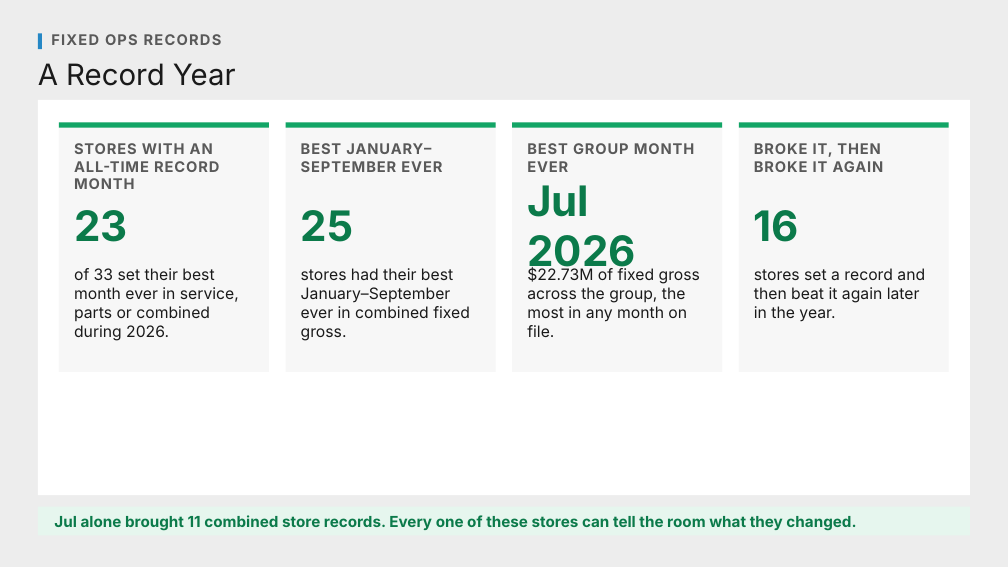
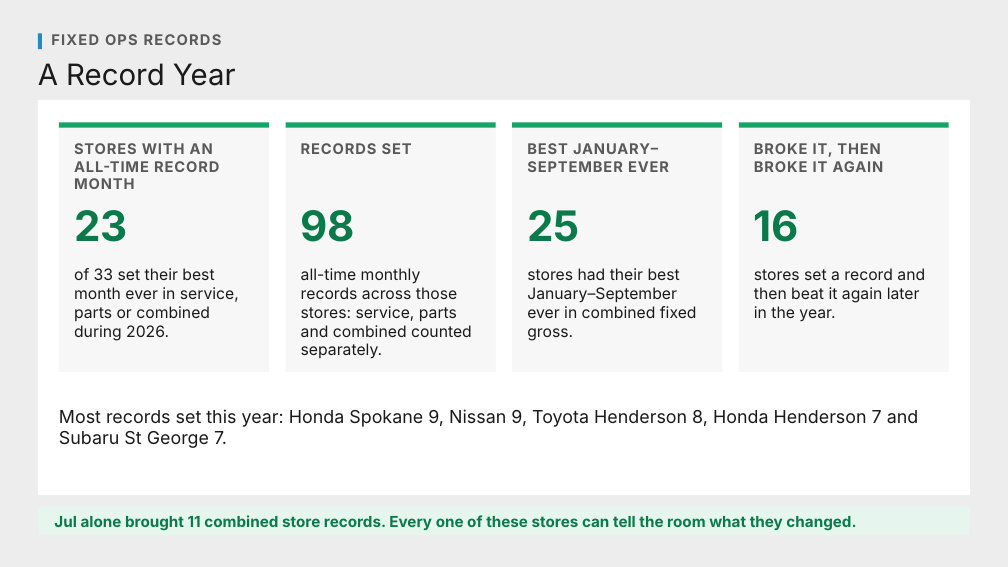
Before and after one commit to Ndresner/Noah, a slide deck: slide 1 of day2-deck/decks/Store Records - Opening.pptx. Drawn at 1008x567 pixels with LibreOffice and Linux fonts; fonts in the diff are those of the drawing. Boxes give left, top, right and bottom in pixels: in the first picture for what was removed or moved away, otherwise in the second. Text is boxed around its words. In the diff, an @@ line names an element or a change of style, - is before the commit and + after.

```diff
--- a/day2-deck/decks/Store Records - Opening.pptx
+++ b/day2-deck/decks/Store Records - Opening.pptx
@@ text at bbox=[301, 143, 412, 154]: text changed @@
-BEST JANUARY–SEPTEMBER EVER
+RECORDS SET
@@ text at bbox=[527, 143, 669, 172]: text changed @@
-BEST GROUP MONTH EVER
+BEST JANUARY–SEPTEMBER EVER
@@ text at bbox=[301, 210, 356, 242]: text changed @@
-25
+98
@@ text at bbox=[527, 210, 580, 242]: text changed @@
-Jul 2026
+25
@@ text at bbox=[301, 268, 472, 359]: text changed @@
-stores had their best January–September ever in combined fixed gross.
+all-time monthly records across those stores: service, parts and combined counted separately.
@@ text at bbox=[527, 268, 697, 341]: text changed @@
-$22.73M of fixed gross across the group, the most in any month on file.
+stores had their best January–September ever in combined fixed gross.
@@ text added at bbox=[59, 409, 919, 448], 17 pt, text #1A1A1A @@
+Most records set this year: Honda Spokane 9, Nissan 9, Toyota Henderson 8, Honda Henderson 7 and Subaru St George 7.
```
Also in this commit, not shown: 3 slides added, 1 slide removed, 4 other files.
